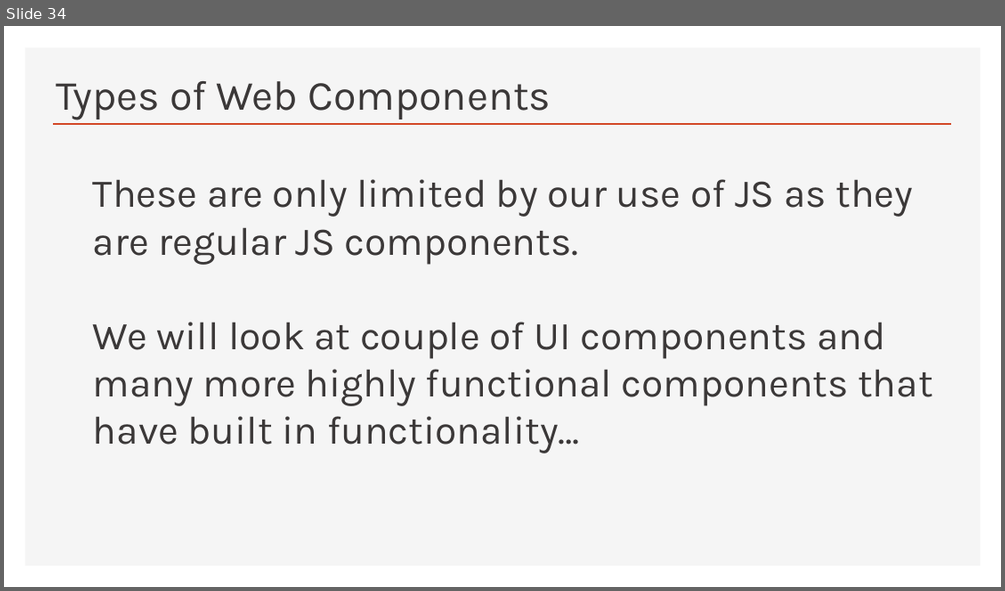
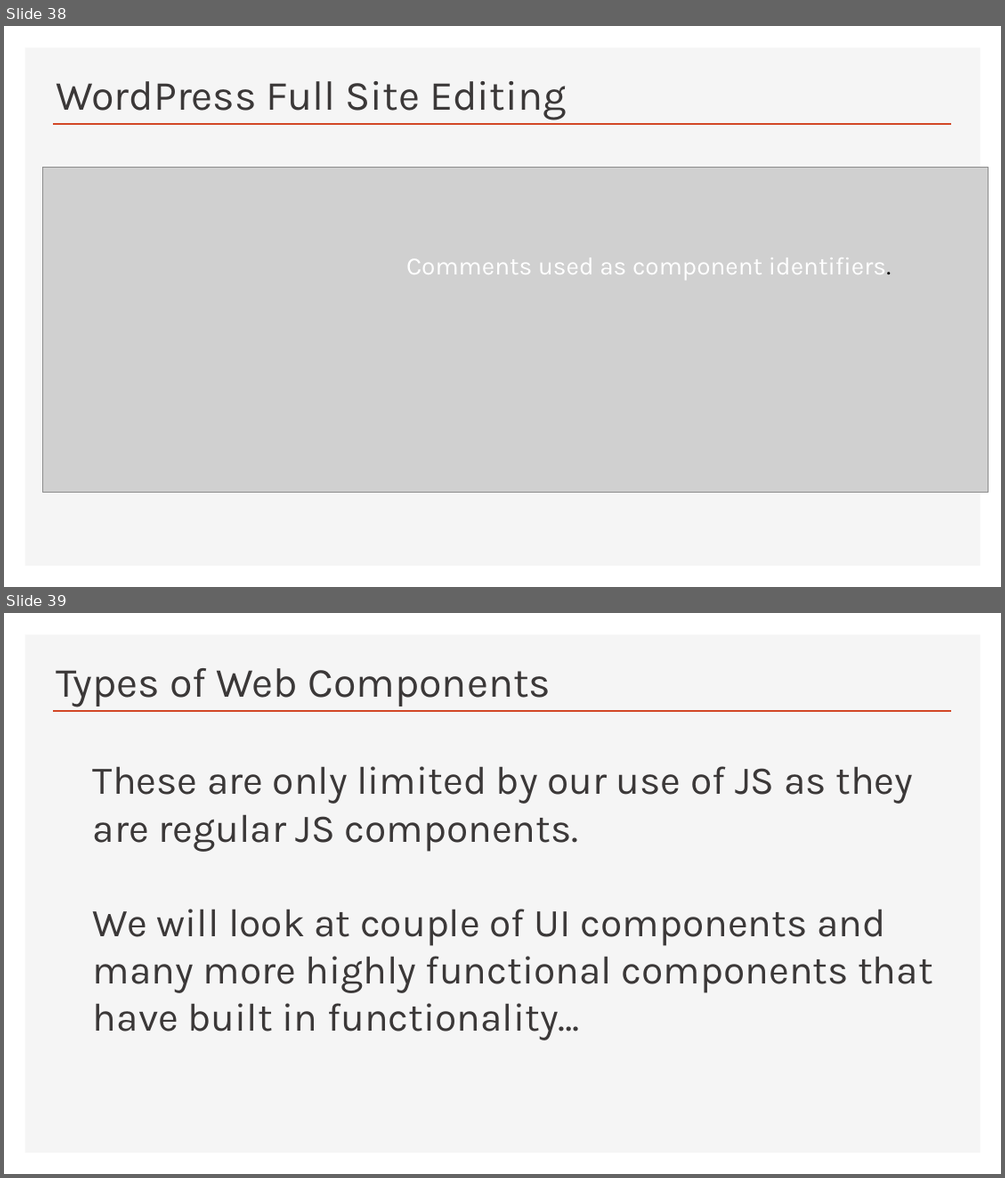
Before and after one commit to Python-Test-Engineer/web-components-v1, a slide deck: SLIDES/talk.pptx. Shown one above the other, each under a label of ours: slide 34 before the commit, slides 38 and 39 after it. The pictures are 1005x591 and 1005x1178 pixels, drawn with LibreOffice and Linux fonts; fonts in the diff are those of the drawing; grey boxes stand for pictures. Boxes give left, top, right and bottom in pixels: in the first picture for what was removed or moved away, otherwise in the second. Text is boxed around its words. In the diff, an @@ line names an element or a change of style, - is before the commit and + after.

```diff
--- a/SLIDES/talk.pptx
+++ b/SLIDES/talk.pptx
@@ slide 38 added at (4,26,1001,587), background #FFFFFF; not listed: 2 template elements that a slide beside it also shows @@
@@ title added at (56,81,566,119), 40 pt, text #3B3838 @@
+WordPress Full Site Editing
@@ picture added at (43,168,988,491) @@
@@ text added at (406,257,890,280), 24 pt, text #FFFFFF @@
+Comments used as component identifiers.
@@ what was slide 34 is now slide 39 @@
```
Also in this commit, not shown: 4 other slides added, 3 other files.
